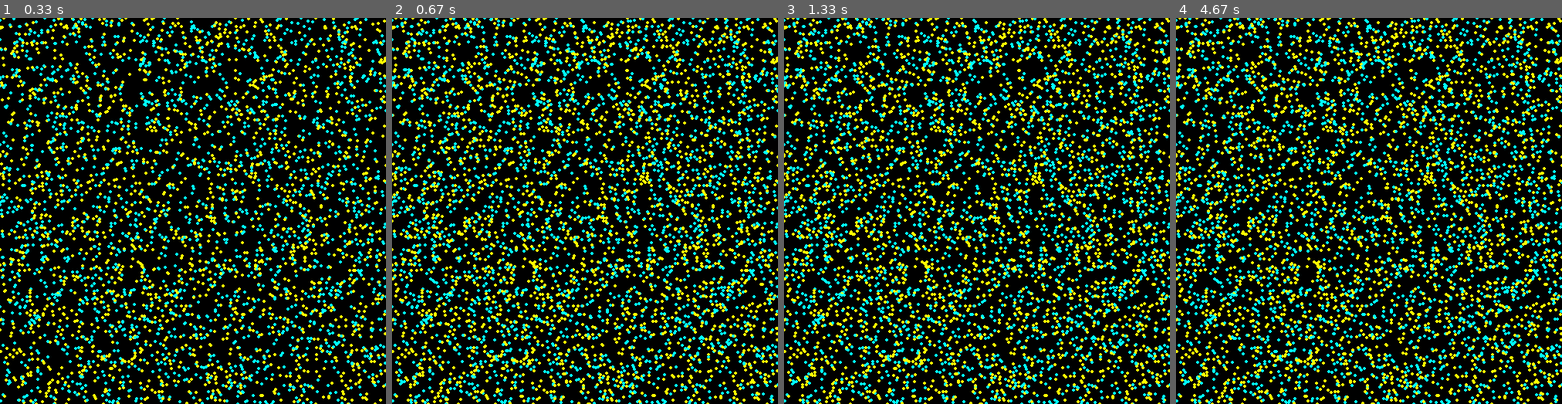
Above: before the commit, frames 1-4 (left to right).
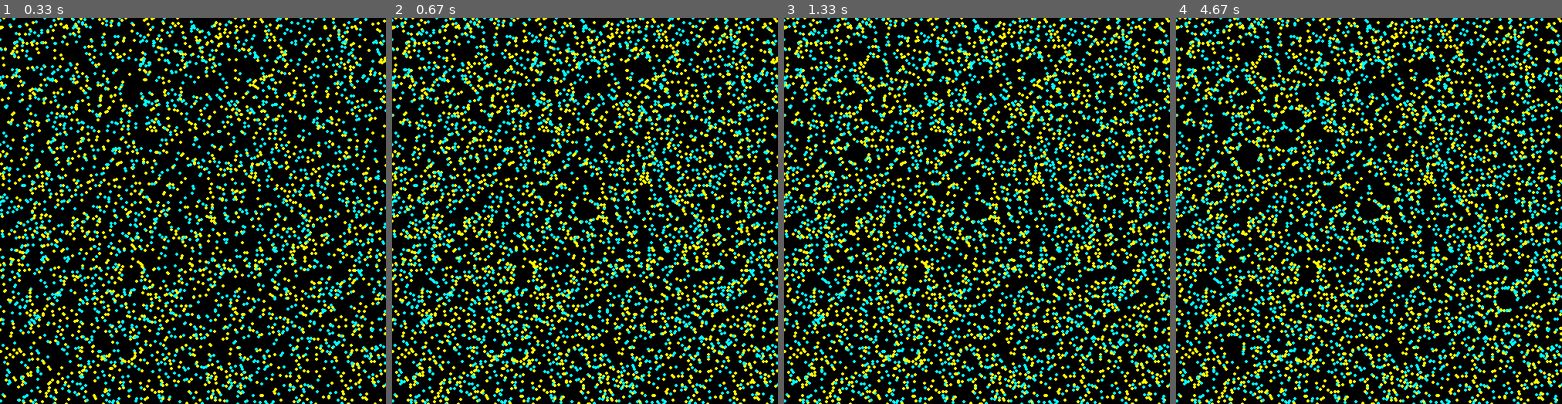
Above: after the commit, the same moments.

Repository: Nikhil-Singla/the-dev-dossier
Game: pygame game, started from game_dev/lifeSystemProgramming.py
The game is run twice, just before and just after one commit, with the same random seed, the same clock (stepped at 60 frames per second) and the same inputs.
Inputs (mouse positions are in pixels of both pictures, inside the frame that each line leads up to):
- Up to frame 1 (0.33 s): no input
- Up to frame 2 (0.67 s): click (585, 211) at 0.38 s
- Up to frame 3 (1.33 s): click (857, 153) at 0.72 s; click (876, 68) at 1.05 s
- Up to frame 4 (4.67 s): click (1372, 253) at 1.38 s; click (1314, 129) at 1.72 s; click (1222, 126) at 2.05 s; click (1249, 160) at 2.38 s; click (1384, 195) at 2.72 s; click (1507, 299) at 3.05 s; click (1284, 141) at 3.38 s; click (1330, 195) at 3.72 s; click (1295, 118) at 4.05 s; click (1233, 346) at 4.38 s

Frame 1 is identical in both runs. In frame 2, less than 0.1% of the frame differs, in the area x 46-53%, y 46-54%; in frame 3, 0.3%; in frame 4, 1.0%, in the area x 8-89%, y 9-88%.

Commit message:
Fine tuning

Diff:
--- a/game_dev/lifeSystemProgramming.py
+++ b/game_dev/lifeSystemProgramming.py
@@ -20,14 +20,14 @@
 ## End Palette
 
 screen = pygame.display.set_mode([500, 500]) ## Resolution
-pygame.display.set_caption('Not Adventure Capitalist') ## Title of the game
+pygame.display.set_caption('Particle Simulator') ## Title of the game
 background = black  ## Variable that can be edited later
 frameRate = 60  ## Framerate
 font = pygame.font.Font('freesansbold.ttf', 16) ## Font
 timer = pygame.time.Clock() ## Help run our game at 60 FPS
 
 list_P = []
-radius = 10
+radius = 15
 
 class Particle():
     def __init__(self, color):
